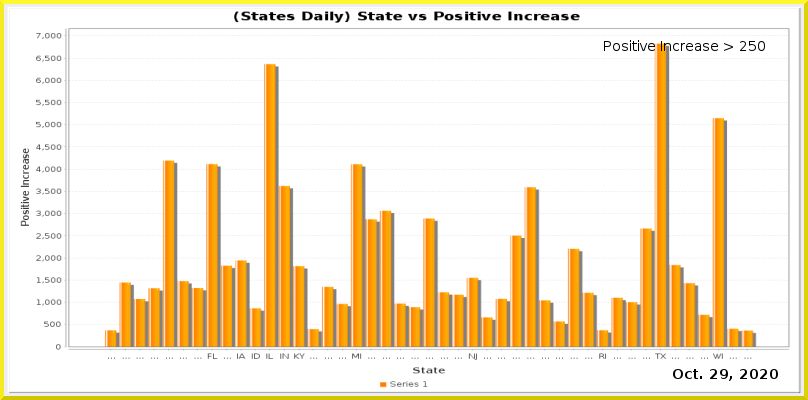
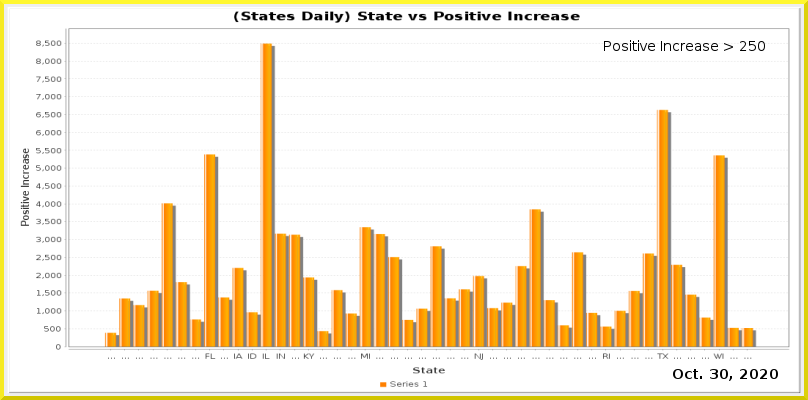
Comparing the layer stacks of the two 808 × 400 images. Changes:
painted on "Current Date" over [710, 369, 728, 379]
painted on "Date_vs_TestIncrease.png" over [36, 33, 788, 360]
